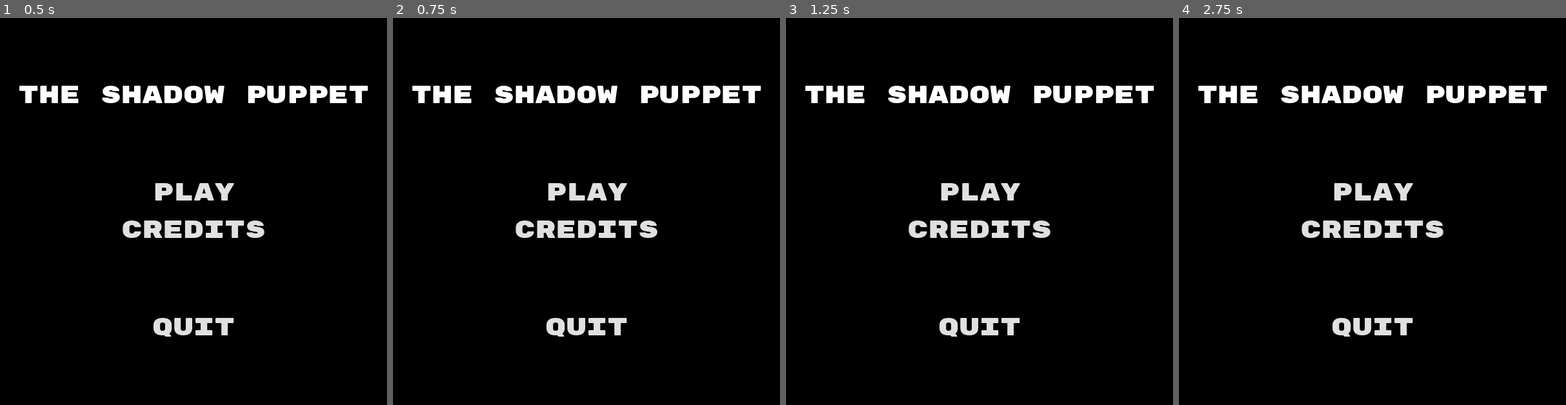
Above: before the commit, frames 1-4 (left to right).
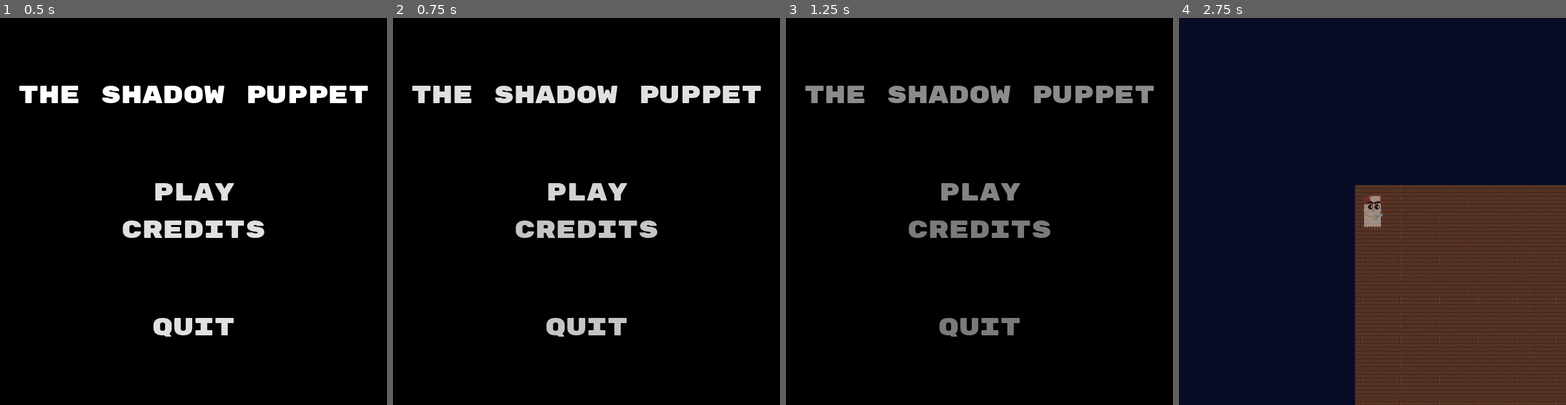
Above: after the commit, the same moments.

Repository: ljhs-games/the-shadow-puppet
Game: Godot game, scene res://TitleScreen.tscn
Two runs of this game, one before a commit and one after it. Both use one fixed random seed, a clock stepped at 60 frames per second and the inputs below.
Inputs:
- Up to frame 1 (0.5 s): no input
- Up to frame 2 (0.75 s): click "Play" at 0.5 s
- Up to frame 3 (1.25 s): no input
- Up to frame 4 (2.75 s): click "Play" at 1.25 s; hold D (g_right, bound only after the commit) from 2.03 s (still down)

Frame 1 is identical in both runs. In frame 2, 3.7% of the frame differs, in the area x 5-95%, y 17-83%; in frame 3, 4.6%; in frame 4, 100%, in the area x 0-100%, y 0-100%.

Commit message:
Add basic ghost movement and game scene

Diff:
--- a/src/Game.tscn
+++ b/src/Game.tscn
@@ -1,12 +1,17 @@
-[gd_scene load_steps=3 format=2]
+[gd_scene load_steps=6 format=2]
 
 [ext_resource path="res://rain-and-thunder.ogg" type="AudioStream" id=1]
+[ext_resource path="res://Wooden_Tile.png" type="Texture" id=2]
+[ext_resource path="res://GangstaGhost.tscn" type="PackedScene" id=3]
+
+[sub_resource type="Environment" id=2]
+ambient_light_color = Color( 1, 1, 1, 1 )
 
 [sub_resource type="Animation" id=1]
 length = 15.0
 loop = true
 tracks/0/type = "value"
-tracks/0/path = NodePath("CanvasLayer/LightningRect:color")
+tracks/0/path = NodePath("BackgroundGUI/LightningRect:color")
 tracks/0/interp = 1
 tracks/0/loop_wrap = true
 tracks/0/imported = false
@@ -32,17 +37,37 @@
 "times": PoolRealArray( 0 )
 }
 
-[node name="Game" type="Node2D"]
+[node name="Game" type="WorldEnvironment"]
+environment = SubResource( 2 )
+
+[node name="SkyColorRect" type="ColorRect" parent="."]
+margin_left = -950.0
+margin_top = -530.0
+margin_right = 1600.0
+margin_bottom = 600.0
+color = Color( 0.0352941, 0.0470588, 0.152941, 1 )
 
 [node name="WeatherAnimation" type="AnimationPlayer" parent="."]
+editor/display_folded = true
 anims/ThunderAnimation = SubResource( 1 )
 
 [node name="ThunderPlayer" type="AudioStreamPlayer" parent="WeatherAnimation"]
 stream = ExtResource( 1 )
 
-[node name="CanvasLayer" type="CanvasLayer" parent="."]
+[node name="BackgroundGUI" type="CanvasLayer" parent="."]
+layer = -1
 
-[node name="LightningRect" type="ColorRect" parent="CanvasLayer"]
+[node name="LightningRect" type="ColorRect" parent="BackgroundGUI"]
 anchor_right = 1.0
 anchor_bottom = 1.0
 color = Color( 0, 0, 0, 1 )
+
+[node name="WoodenTile" type="Sprite" parent="."]
+modulate = Color( 0.635294, 0.635294, 0.635294, 1 )
+texture = ExtResource( 2 )
+centered = false
+region_enabled = true
+region_rect = Rect2( 0, 0, 600, 600 )
+
+[node name="GangstaGhost" parent="." instance=ExtResource( 3 )]
+position = Vector2( 27.075, 40.6125 )
--- /dev/null
+++ b/src/GangstaGhost.gd
@@ -0,0 +1,53 @@
+extends Area2D
+
+export var max_velocity = 600.0
+export var move_accel = 350.0
+export var move_dampening = 150.0
+
+var accel = Vector2()
+var velocity = Vector2()
+var go_right = 0
+var go_left = 0
+
+func _ready():
+	move_accel += move_dampening
+
+func _physics_process(delta):
+	accel = Vector2(get_direction_constant(), 0)*move_accel
+	velocity += accel*delta
+	velocity = vector_clamp(velocity, -max_velocity, max_velocity)
+	velocity = reduce_vector(velocity, move_dampening*delta)
+#	print("stats: ", global_position, " | ", velocity, " | ", accel)
+	global_position += velocity*delta
+
+func vector_clamp(in_vec: Vector2, clamp_min: float, clamp_max: float) -> Vector2:
+	in_vec.x = clamp(in_vec.x, clamp_min, clamp_max)
+	in_vec.y = clamp(in_vec.y, clamp_min, clamp_max)
+	return in_vec
+
+func reduce_vector(in_vec: Vector2, amount: float) -> Vector2:
+	in_vec.x = bring_to_zero(in_vec.x, amount)
+	in_vec.y = bring_to_zero(in_vec.y, amount)
+	return in_vec
+
+func bring_to_zero(in_val: float, amount: float) -> float:
+	if abs(in_val) < amount:
+		return 0.0
+	return in_val - (amount*sign(in_val))
+
+func get_direction_constant() -> int:
+	return go_right + -go_left
+
+func _input(event):
+	if event.is_action_pressed("g_right"):
+		go_right = 1
+		$Sprite.flip_h = false
+		$Gun.scale.x = 1
+	elif event.is_action_released("g_right"):
+		go_right = 0
+	elif event.is_action_pressed("g_left"):
+		go_left = 1
+		$Sprite.flip_h = true
+		$Gun.scale.x = -1
+	elif event.is_action_released("g_left"):
+		go_left = 0
--- /dev/null
+++ b/src/GangstaGhost.tscn
@@ -0,0 +1,73 @@
+[gd_scene load_steps=7 format=2]
+
+[ext_resource path="res://GangstaGhost.gd" type="Script" id=1]
+[ext_resource path="res://Ghostie.png" type="Texture" id=2]
+[ext_resource path="res://Gun.png" type="Texture" id=3]
+
+[sub_resource type="CapsuleShape2D" id=1]
+radius = 12.5155
+height = 21.8768
+
+[sub_resource type="Animation" id=2]
+resource_name = "gun-bob"
+length = 3.0
+loop = true
+tracks/0/type = "value"
+tracks/0/path = NodePath("Gun/Sprite:position")
+tracks/0/interp = 1
+tracks/0/loop_wrap = true
+tracks/0/imported = false
+tracks/0/enabled = true
+tracks/0/keys = {
+"times": PoolRealArray( 0, 1, 2, 3 ),
+"transitions": PoolRealArray( 0.435275, 3.605, 0.392292, 1 ),
+"update": 0,
+"values": [ Vector2( 9.89, 6.04 ), Vector2( 9.89, 7.28 ), Vector2( 9.89, 2.83 ), Vector2( 9.89, 6.04 ) ]
+}
+
+[sub_resource type="Animation" id=3]
+resource_name = "gun-fire"
+length = 0.5
+loop = true
+tracks/0/type = "value"
+tracks/0/path = NodePath("Gun/Sprite:position")
+tracks/0/interp = 1
+tracks/0/loop_wrap = true
+tracks/0/imported = false
+tracks/0/enabled = true
+tracks/0/keys = {
+"times": PoolRealArray( 0, 0.2, 0.5 ),
+"transitions": PoolRealArray( 0.366022, 2.07053, 1 ),
+"update": 0,
+"values": [ Vector2( 9.89, 6.04 ), Vector2( 5.17, 6.04 ), Vector2( 9.89, 6.04 ) ]
+}
+
+[node name="GangstaGhost" type="Area2D"]
+script = ExtResource( 1 )
+
+[node name="Sprite" type="Sprite" parent="."]
+modulate = Color( 1, 1, 1, 0.443137 )
+texture = ExtResource( 2 )
+
+[node name="CollisionShape2D" type="CollisionShape2D" parent="."]
+position = Vector2( 0, 1.02168 )
+shape = SubResource( 1 )
+
+[node name="AnimationPlayer" type="AnimationPlayer" parent="."]
+autoplay = "gun-fire"
+anims/gun-bob = SubResource( 2 )
+anims/gun-fire = SubResource( 3 )
+
+[node name="Gun" type="Node2D" parent="."]
+editor/display_folded = true
+
+[node name="Sprite" type="Sprite" parent="Gun"]
+position = Vector2( 9.89, 6.04 )
+texture = ExtResource( 3 )
+offset = Vector2( 4.14986, -4.64816 )
+
+[node name="Camera2D" type="Camera2D" parent="."]
+current = true
+smoothing_enabled = true
+
+[node name="RayCast2D" type="RayCast2D" parent="."]
--- a/src/TitleScreen.tscn
+++ b/src/TitleScreen.tscn
@@ -151,7 +151,7 @@
 [node name="MainMenu" type="VBoxContainer" parent="TitleScreenCanvasLayer"]
 anchor_right = 1.0
 anchor_bottom = 1.0
-margin_bottom = 0.0012207
+margin_bottom = 0.000976562
 
 [node name="TitleScreenLabel" type="Label" parent="TitleScreenCanvasLayer/MainMenu"]
 margin_top = 96.0
@@ -213,7 +213,7 @@
 align = 1
 autowrap = true
 
-[node name="BasicButton" parent="TitleScreenCanvasLayer/CreditScreen" instance=ExtResource( 7 )]
+[node name="BackButton" parent="TitleScreenCanvasLayer/CreditScreen" instance=ExtResource( 7 )]
 margin_top = 546.0
 margin_right = 599.0
 margin_bottom = 600.0
@@ -222,10 +222,11 @@
 [node name="FadeRect" type="ColorRect" parent="TitleScreenCanvasLayer"]
 anchor_right = 1.0
 anchor_bottom = 1.0
+mouse_filter = 2
 size_flags_horizontal = 3
 size_flags_vertical = 3
 color = Color( 0, 0, 0, 0 )
 [connection signal="pressed" from="TitleScreenCanvasLayer/MainMenu/PlayButton" to="TitleScreenCanvasLayer" method="_on_PlayButton_pressed"]
 [connection signal="pressed" from="TitleScreenCanvasLayer/MainMenu/CreditsButton" to="TitleScreenCanvasLayer" method="_on_CreditsButton_pressed"]
 [connection signal="pressed" from="TitleScreenCanvasLayer/MainMenu/QuitButton" to="TitleScreenCanvasLayer/MainMenu/QuitButton" method="_on_QuitButton_pressed"]
-[connection signal="pressed" from="TitleScreenCanvasLayer/CreditScreen/BasicButton" to="TitleScreenCanvasLayer" method="_on_BasicButton_pressed"]
+[connection signal="pressed" from="TitleScreenCanvasLayer/CreditScreen/BackButton" to="TitleScreenCanvasLayer" method="_on_BasicButton_pressed"]
--- a/src/project.godot
+++ b/src/project.godot
@@ -25,6 +25,44 @@
 window/stretch/mode="2d"
 window/stretch/aspect="keep"
 
+[importer_defaults]
+
+texture={
+"compress/bptc_ldr": 0,
+"compress/hdr_mode": 0,
+"compress/lossy_quality": 0.7,
+"compress/mode": 0,
+"compress/normal_map": 0,
+"detect_3d": false,
+"flags/anisotropic": false,
+"flags/filter": false,
+"flags/mipmaps": false,
+"flags/repeat": 0,
+"flags/srgb": 2,
+"process/HDR_as_SRGB": false,
+"process/fix_alpha_border": true,
+"process/invert_color": false,
+"process/premult_alpha": false,
+"size_limit": 0,
+"stream": false,
+"svg/scale": 1.0
+}
+
+[input]
+
+g_right={
+"deadzone": 0.5,
+"events": [ Object(InputEventKey,"resource_local_to_scene":false,"resource_name":"","device":0,"alt":false,"shift":false,"control":false,"meta":false,"command":false,"pressed":false,"scancode":68,"unicode":0,"echo":false,"script":null)
+, Object(InputEventKey,"resource_local_to_scene":false,"resource_name":"","device":0,"alt":false,"shift":false,"control":false,"meta":false,"command":false,"pressed":false,"scancode":16777233,"unicode":0,"echo":false,"script":null)
+ ]
+}
+g_left={
+"deadzone": 0.5,
+"events": [ Object(InputEventKey,"resource_local_to_scene":false,"resource_name":"","device":0,"alt":false,"shift":false,"control":false,"meta":false,"command":false,"pressed":false,"scancode":65,"unicode":0,"echo":false,"script":null)
+, Object(InputEventKey,"resource_local_to_scene":false,"resource_name":"","device":0,"alt":false,"shift":false,"control":false,"meta":false,"command":false,"pressed":false,"scancode":16777231,"unicode":0,"echo":false,"script":null)
+ ]
+}
+
 [rendering]
 
 quality/driver/driver_name="GLES2"
Binary file added: src/Ghostie.png
Not shown, added: src/Ghostie.png.import
Binary file added: src/Gun.png
Not shown, added: src/Gun.png.import
Binary file added: src/Wooden_Tile.png
Not shown, added: src/Wooden_Tile.png.import
Not shown, changed: .gitignore
Not shown, added: exports/.gitkeep
